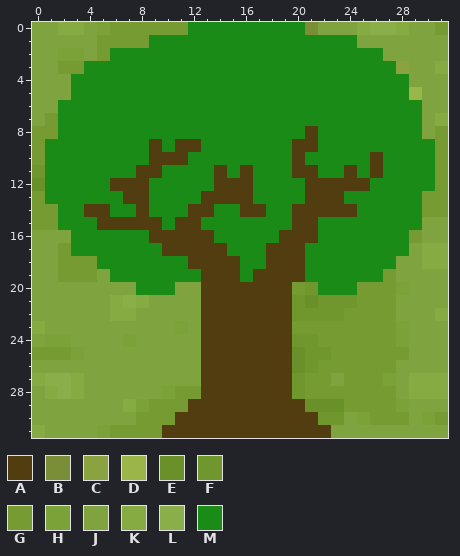
Two states of a pixel-art sprite, data/images/tree.png. The picture above was drawn from the file before the commit.
The file is 32x32 pixels. Colours within 5 levels of each other are drawn and written as one.
Palette (. is transparent): A #513d10  B #798e37  C #8aa23f  D #9ab548  E #6a9129  F #70962e  G #769b33  H #7ba139  J #7fa43f  K #86ab43  L #8aae49  M #198b16
Pixels before, first column x 0:
 0 JJKKJHGGGGGGMMMMMMMMMBJJJKLLKJJG
 1 JJJJJGGGGMMMMMMMMMMMMMMMMJJJJJJJ
 2 JJHHJGMMMMMMMMMMMMMMMMMMMMMJJJJJ
 3 JJGGMMMMMMMMMMMMMMMMMMMMMMMMCJJK
 4 JJJMMMMMMMMMMMMMMMMMMMMMMMMMMJJJ
 5 JJJMMMMMMMMMMMMMMMMMMMMMMMMMMDJJ
 6 JJMMMMMMMMMMMMMMMMMMMMMMMMMMMMJJ
 7 JGMMMMMMMMMMMMMMMMMMMMMMMMMMMMJK
 8 GGMMMMMMMMMMMMMMMMMMMAMMMMMMMMJG
 9 GMMMMMMMMAMAAMMMMMMMAAMMMMMMMMMG
10 GMMMMMMMMAAAMMMMMMMMAMMMMMAMMMMG
11 FMMMMMMMAAMMMMAMAMMMAAMMAMAMMMMG
12 EMMMMMAAAMMMMMAAAMMMMAAAAAMMMMMG
13 GMMMMMMAAMMMMAAAAMMMMAAAMMMMMMGG
14 GGMMAAMMAMMMAAMMAAMMAAAAAMMMMMGG
15 GGMMMAAAAAMAAMMMMMMMAAMMMMMMMMJJ
16 JJJMMMMMMAAAAAMMMMMAAAMMMMMMMGJJ
17 JJGMMMMMMMAAAAAMMMAAAMMMMMMMMJKK
18 JJGGGMMMMMMMAAAAMMAAAMMMMMMMJJKK
19 JJGGGJMMMMMMMAAAMAAAAMMMMMMGJJJJ
20 JJJJJJJJMMMJJAAAAAAAGFMMMGGGHJJJ
21 JJJJJJKLKJJJJAAAAAAAFEFFFGGGJJJJ
22 JJJJJJKKJJJJJAAAAAAAFFFFGGGGJJJK
23 KJJJJJJJJJJHJAAAAAAAGGGGGGGGHJJJ
24 JHHJJJJHJJJJJAAAAAAAFFGGGGGGHJJJ
25 GGGHJJJJJJJJJAAAAAAAEFFGGGGGGJJJ
26 JJJJJJJJJJJJJAAAAAAAEFGGGGGGJJJJ
27 KLLKJJJJJJJJJAAAAAAAFGGJGGGHJKKK
28 JKLKJJJJJJHGGAAAAAAAFGGGGGGGJKKK
29 JJJJJJJKHGGGAAAAAAAAAEEEGGGGHJJJ
30 JJJJJJJJGGGAAAAAAAAAAAFFJHGGGJHG
31 KJJJJHGGGGAAAAAAAAAAAAAJJJJJJJJJ
Now the later version:
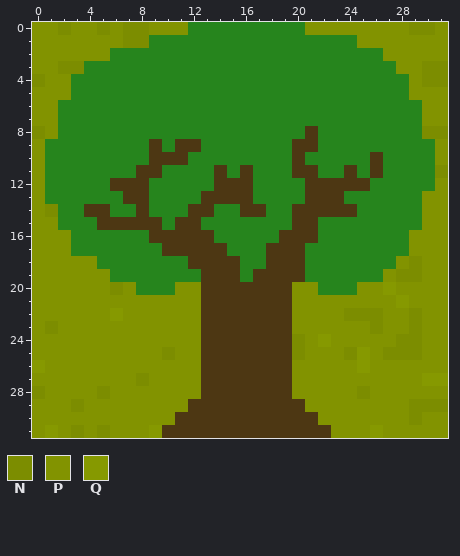
Colours new in this view: N #7c8d00  P #829300  Q #869900
From old to new:
{"colour":"A","old":"#513d10","new":"#4d3713"}
{"colour":"M","old":"#198b16","new":"#26851d"}
{"y":0,"x":0,"old":"JJKKJHGGGGGG","new":"PPNPPNPNNPPP"}
{"y":0,"x":21,"old":"BJJJKLLKJJG","new":"PPPPPPPPNNP"}
{"y":1,"x":0,"old":"JJJJJGGGG","new":"PPPPPPPNN"}
{"y":1,"x":25,"old":"JJJJJJJ","new":"PPPPPPP"}
{"y":2,"x":0,"old":"JJHHJG","new":"PPPPPP"}
{"y":2,"x":27,"old":"JJJJJ","new":"PPPPP"}
{"y":3,"x":0,"old":"JJGG","new":"PPNN"}
{"y":3,"x":28,"old":"CJJK","new":"PPNN"}
{"y":4,"x":0,"old":"JJJ","new":"NPP"}
{"y":4,"x":29,"old":"JJJ","new":"PNN"}
{"y":5,"x":0,"old":"JJJ","new":"PPP"}
{"y":5,"x":29,"old":"DJJ","new":"PPP"}
{"y":6,"x":0,"old":"JJ","new":"PP"}
{"y":6,"x":30,"old":"JJ","new":"PP"}
{"y":7,"x":0,"old":"JG","new":"PP"}
{"y":7,"x":30,"old":"JK","new":"PP"}
{"y":8,"x":0,"old":"GG","new":"NP"}
{"y":8,"x":30,"old":"JG","new":"NN"}
{"y":9,"x":0,"old":"G","new":"P"}
{"y":9,"x":31,"old":"G","new":"P"}
{"y":10,"x":0,"old":"G","new":"P"}
{"y":10,"x":31,"old":"G","new":"P"}
{"y":11,"x":0,"old":"F","new":"P"}
{"y":11,"x":31,"old":"G","new":"N"}
{"y":12,"x":0,"old":"E","new":"P"}
{"y":12,"x":31,"old":"G","new":"P"}
{"y":13,"x":0,"old":"G","new":"P"}
{"y":13,"x":30,"old":"GG","new":"PP"}
{"y":14,"x":0,"old":"GG","new":"PN"}
{"y":14,"x":30,"old":"GG","new":"PP"}
{"y":15,"x":0,"old":"GG","new":"PP"}
{"y":15,"x":30,"old":"JJ","new":"PP"}
{"y":16,"x":0,"old":"JJJ","new":"PPP"}
{"y":16,"x":29,"old":"GJJ","new":"PPP"}
{"y":17,"x":0,"old":"JJG","new":"PPP"}
{"y":17,"x":29,"old":"JKK","new":"PPP"}
{"y":18,"x":0,"old":"JJGGG","new":"PPPPP"}
{"y":18,"x":28,"old":"JJKK","new":"PNPP"}
{"y":19,"x":0,"old":"JJGGGJ","new":"PPPPPP"}
{"y":19,"x":27,"old":"GJJJJ","new":"PNNPP"}
{"y":20,"x":0,"old":"JJJJJJJJ","new":"PPPPPPNP"}
{"y":20,"x":11,"old":"JJ","new":"PP"}
{"y":20,"x":20,"old":"GF","new":"PP"}
{"y":20,"x":25,"old":"GGGHJJJ","new":"PPQPPPP"}
{"y":21,"x":0,"old":"JJJJJJKLKJJJJ","new":"PPPPPPPPPPPPP"}
{"y":21,"x":20,"old":"FEFFFGGGJJJJ","new":"PPPPPPPPQPPP"}
{"y":22,"x":0,"old":"JJJJJJKKJJJJJ","new":"PPPPPPQPPPPPP"}
{"y":22,"x":20,"old":"FFFFGGGGJJJK","new":"PPPPNNNPPNPP"}
{"y":23,"x":0,"old":"KJJJJJJJJJJHJ","new":"PNPPPPPPPPPPP"}
{"y":23,"x":20,"old":"GGGGGGGGHJJJ","new":"PPPPPPNPPNPP"}
{"y":24,"x":0,"old":"JHHJJJJHJJJJJ","new":"PPPPPPPPPPPPP"}
{"y":24,"x":20,"old":"FFGGGGGGHJJJ","new":"NPQPPPPPNNPP"}
{"y":25,"x":0,"old":"GGGHJJJJJJJJJ","new":"PPPPPPPPPPNPP"}
{"y":25,"x":20,"old":"EFFGGGGGGJJJ","new":"NPPPNQPNNNPP"}
{"y":26,"x":0,"old":"JJJJJJJJJJJJJ","new":"QPPPPPPPPPPPP"}
{"y":26,"x":20,"old":"EFGGGGGGJJJJ","new":"PPPPPQPPPPPP"}
{"y":27,"x":0,"old":"KLLKJJJJJJJJJ","new":"PPPPPPPPNPPPP"}
{"y":27,"x":20,"old":"FGGJGGGHJKKK","new":"PPPPPPPPPPQQ"}
{"y":28,"x":0,"old":"JKLKJJJJJJHGG","new":"NPPPPNPPPPPPP"}
{"y":28,"x":20,"old":"FGGGGGGGJKKK","new":"PPPPPNPPPPPP"}
{"y":29,"x":0,"old":"JJJJJJJKHGGG","new":"PPPNPPPPPPPP"}
{"y":29,"x":21,"old":"EEEGGGGHJJJ","new":"PPPPPPPPNNN"}
{"y":30,"x":0,"old":"JJJJJJJJGGG","new":"PPPPPPPPPPP"}
{"y":30,"x":22,"old":"FFJHGGGJHG","new":"PPPPPPPNPP"}
{"y":31,"x":0,"old":"KJJJJHGGGG","new":"PQPNPNPPPQ"}
{"y":31,"x":23,"old":"JJJJJJJJJ","new":"PPPQPPPPP"}
{"label":"changed","picture_box":[32,22,448,438]}
